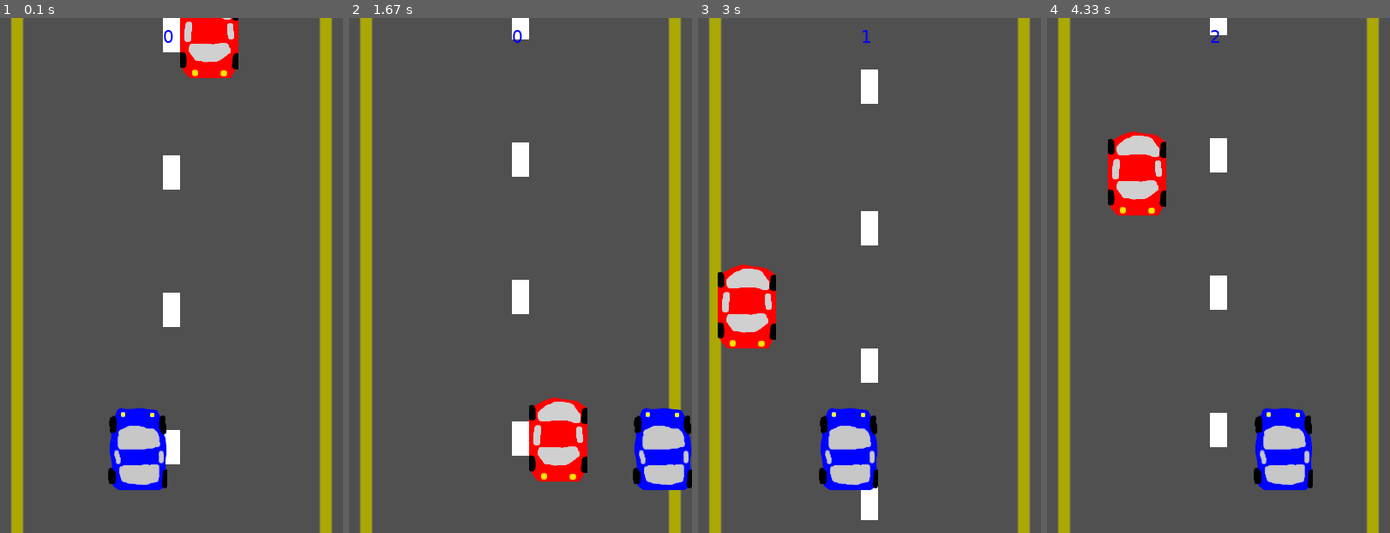
Above: before the commit, frames 1-4 (left to right).
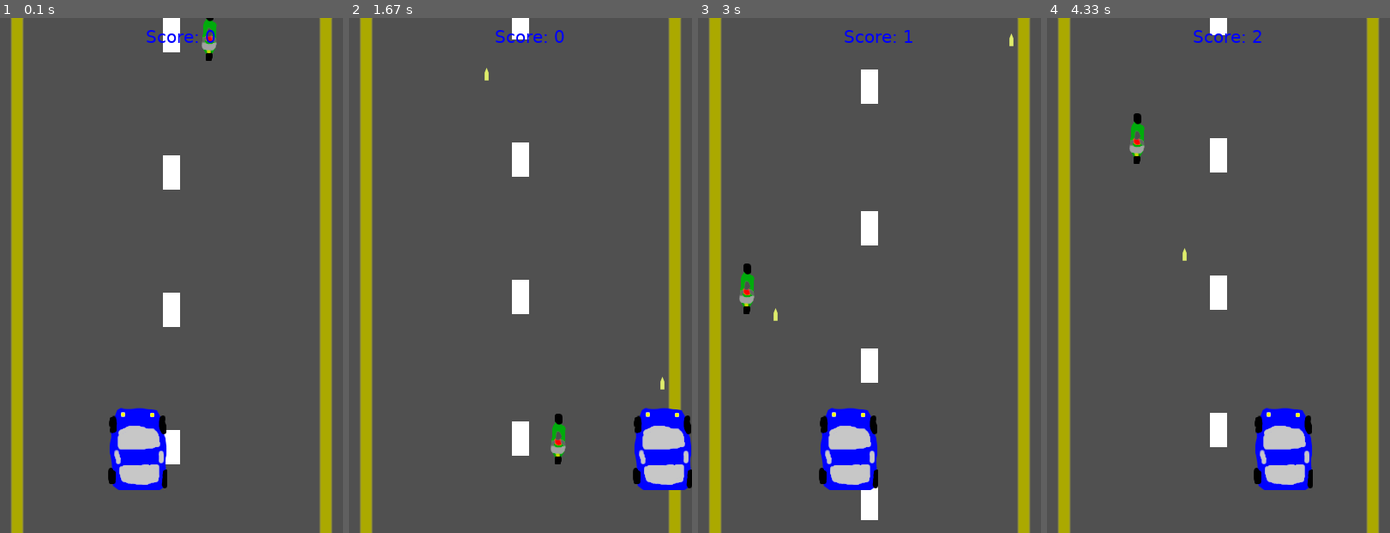
Above: after the commit, the same moments.

Repository: mnguyen4/learning-py-game
Game: pygame game, started from src/game_main_2.py
Same seed, same stepped clock (60 frames per second), same inputs: the game is played once before the commit and once after it.
Inputs:
- Up to frame 1 (0.1 s): no input
- Up to frame 2 (1.67 s): tap Space at 0.33, 0.73, 1.03, 1.23, 1.53 s; hold Right 0.67-1.13 s; hold Right 1.17-1.63 s
- Up to frame 3 (3 s): hold Left 1.67-2.2 s; tap Space at 1.73, 2.03, 2.3, 2.6, 2.73 s; hold Left 2.23-2.63 s; hold Right from 2.67 s (still down)
- Up to frame 4 (4.33 s): tap Space at 3.03, 3.4, 3.7, 3.9, 4.2 s; release Right at 3.3 s; hold Left 3.33-3.8 s; hold Right 3.83-4.3 s

The runs differ from the first frame. In frame 1, 2.1% of the frame differs, in the area x 42-70%, y 0-12%; in frame 2, 2.9%; in frame 3, 2.8%; in frame 4, 2.9%, in the area x 17-63%, y 2-48%.

Commit message:
New enemy, random enemy, shooting mechanic.

Diff:
--- a/src/characters.py
+++ b/src/characters.py
@@ -15,10 +15,10 @@
             self.rect.top = -40
 
 class Enemy(pygame.sprite.Sprite):
-    def __init__(self):
+    def __init__(self, enemy):
         super().__init__()
-        self.image = pygame.image.load("resources/car2.png")
-        self.surf = pygame.Surface((68, 100))
+        self.image = pygame.image.load(enemy["path"])
+        self.surf = pygame.Surface(enemy["dim"])
         self.rect = self.surf.get_rect(center=(random.randint(40, game_state.SCREEN_WIDTH - 40), 0))
 
     def move(self):
@@ -46,6 +46,27 @@
         if self.rect.right < game_state.SCREEN_WIDTH:
             if pressed_keys[K_RIGHT]:
                 self.rect.move_ip(5, 0)
+        if pressed_keys[K_SPACE]:
+            if game_state.CAN_SHOOT:
+                game_state.CAN_SHOOT = False
+                pygame.time.set_timer(game_state.RELOAD, 1000)
+                pygame.event.post(pygame.event.Event(game_state.SHOOT))
+
 
     def draw(self, surface):
         surface.blit(self.image, self.rect)
+
+class Bullet(pygame.sprite.Sprite):
+    def __init__(self, pos):
+        super().__init__()
+        self.image = pygame.image.load("resources/bullet.png")
+        self.surf = pygame.Surface((5, 15))
+        self.rect = self.surf.get_rect(center=pos)
+
+    def move(self):
+        self.rect.move_ip(0, -5)
+        if (self.rect.top < 0):
+            self.kill()
+
+    def draw(self, surface):
+        surface.blit(self.image, self.rect)
--- a/src/game_main_2.py
+++ b/src/game_main_2.py
@@ -26,7 +26,7 @@
 pygame.display.set_caption("The Game")
 # draw
 p1 = Player()
-e1 = Enemy()
+e1 = Enemy(game_state.ENEMIES[random.randint(0, 1)])
 lane1 = Lane(y_pos=0)
 lane2 = Lane(y_pos=160)
 lane3 = Lane(y_pos=320)
@@ -42,14 +42,23 @@
 all_sprites = pygame.sprite.Group()
 all_sprites.add(p1)
 all_sprites.add(e1)
-# user event
-INC_SPEED = pygame.USEREVENT + 1
-pygame.time.set_timer(INC_SPEED, 1000)
+bullets = pygame.sprite.Group()
+pygame.time.set_timer(game_state.INC_SPEED, 1000)
 
 while True:
     for event in pygame.event.get():
-        if event.type == INC_SPEED:
+        if event.type == game_state.INC_SPEED:
             game_state.SPEED += 0.1
+        if event.type == game_state.SPAWN_ENEMY:
+            e2 = Enemy(game_state.ENEMIES[random.randint(0, 1)])
+            enemies.add(e2)
+            all_sprites.add(e2)
+        if event.type == game_state.SHOOT:
+            bullet = Bullet((p1.rect.centerx, p1.rect.top))
+            all_sprites.add(bullet)
+            bullets.add(bullet)
+        if event.type == game_state.RELOAD:
+            game_state.CAN_SHOOT = True
         if event.type == QUIT:
             pygame.quit()
             sys.exit()
@@ -63,8 +72,8 @@
         DISPLAY_SURF.blit(entity.image, entity.rect)
         entity.move()
     # display score
-    scores = font_small.render(str(game_state.SCORE), True, BLUE)
-    DISPLAY_SURF.blit(scores, (190,10))
+    scores = font_small.render("Score: " + str(game_state.SCORE), True, BLUE)
+    DISPLAY_SURF.blit(scores, (170,10))
     # collision detection
     if pygame.sprite.spritecollideany(p1, enemies):
         pygame.mixer.Sound("resources/pop.wav").play()
@@ -74,6 +83,9 @@
         for entity in all_sprites:
             entity.kill()
         time.sleep(2)
+    if pygame.sprite.groupcollide(bullets, enemies, True, True):
+        pygame.event.post(pygame.event.Event(game_state.SPAWN_ENEMY))
+        game_state.SCORE += 10
 
     fps.tick(60)
     pygame.display.update()
--- a/src/game_state.py
+++ b/src/game_state.py
@@ -1,4 +1,22 @@
+import pygame
+
 SCREEN_WIDTH = 400
 SCREEN_HEIGHT = 600
 SPEED = 5
 SCORE = 0
+CAN_SHOOT = True
+# user events
+INC_SPEED = pygame.USEREVENT + 1
+SPAWN_ENEMY = pygame.USEREVENT + 2
+SHOOT = pygame.USEREVENT + 3
+RELOAD = pygame.USEREVENT + 4
+ENEMIES = [
+    {
+        "path": "resources/car2.png",
+        "dim": (68, 100)
+    },
+    {
+        "path": "resources/motorcycle.png",
+        "dim": (20, 60)
+    }
+]
Binary file added: resources/bullet.png
Binary file added: resources/motorcycle.png
